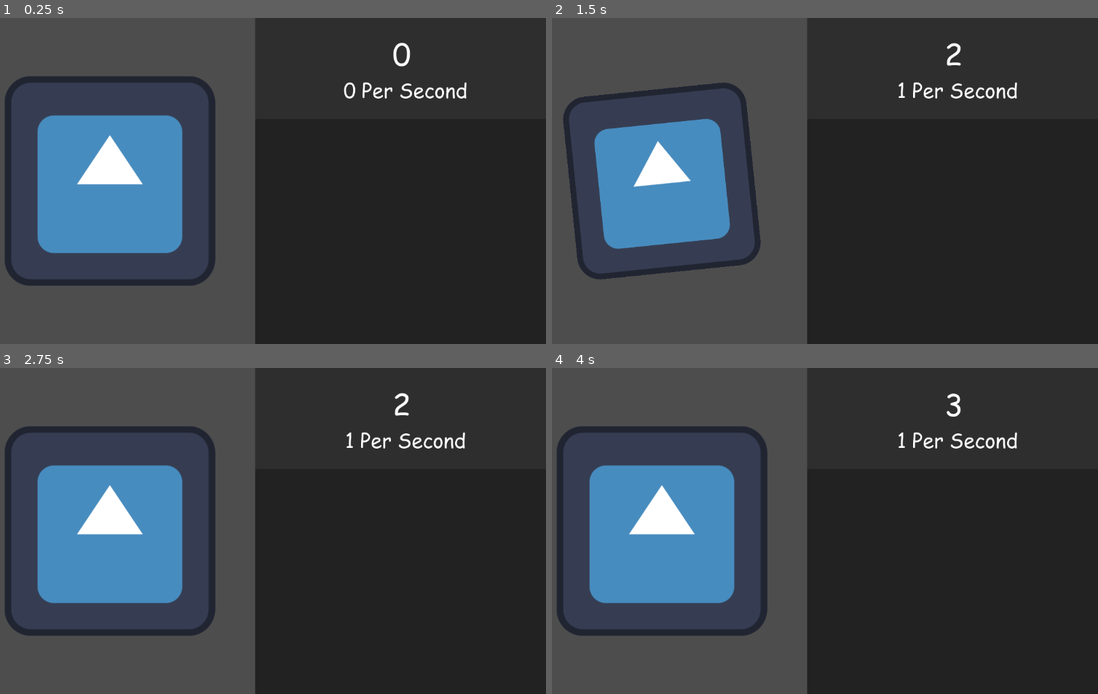
Above: before the commit, frames 1-4 (two rows, left to right).
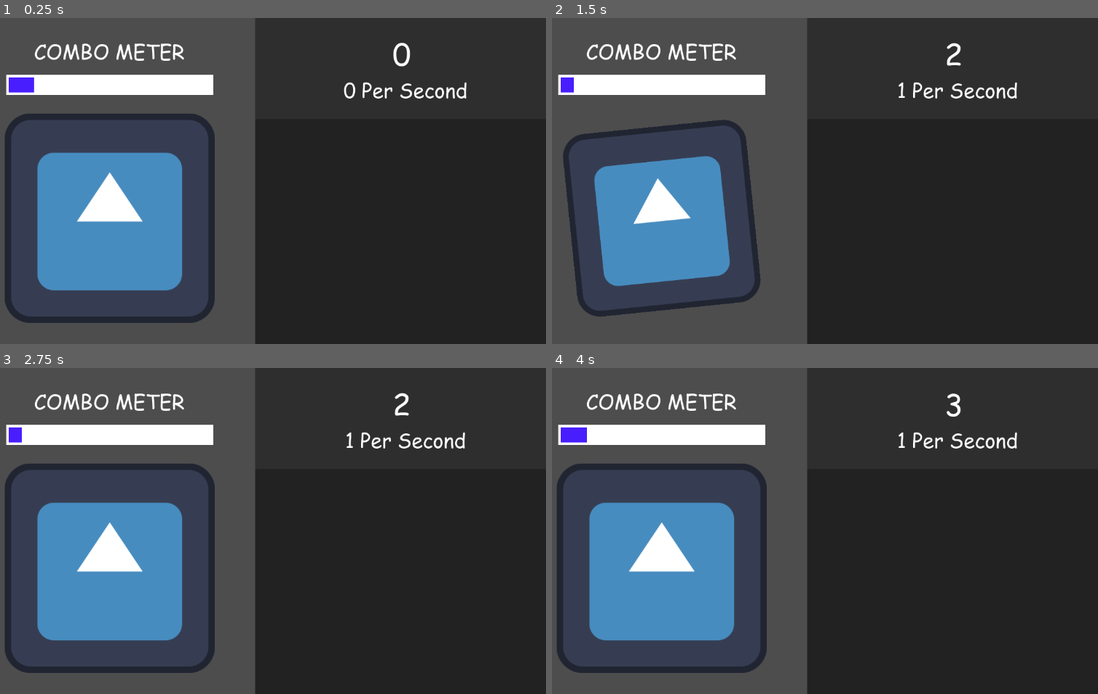
Above: after the commit, the same moments.

Repository: Timonan314/Godot-Clicker
Game: Godot game, scene res://scenes/main.tscn
Two runs of this game, one before a commit and one after it. Both use one fixed random seed, a clock stepped at 60 frames per second and the inputs below. The engine's default icon, where the game draws it, is replaced by a stand-in: a white triangle on a blue panel in a dark square.
Inputs (mouse positions are in pixels of both pictures, inside the frame that each line leads up to):
- Up to frame 1 (0.25 s): no input
- Up to frame 2 (1.5 s): tap Enter at 0.5 s; move the mouse to (661, 181) at 0.52 s; click (661, 181) at 0.6 s; move the mouse to (688, 197) at 1.27 s; click (688, 197) at 1.35 s
- Up to frame 3 (2.75 s): tap Space at 2 s; move the mouse to (311, 459) at 2.02 s; click (311, 459) at 2.1 s
- Up to frame 4 (4 s): tap Enter at 2.75 s; move the mouse to (775, 596) at 2.77 s; click (775, 596) at 2.85 s; tap Space at 3.5 s; move the mouse to (983, 579) at 3.52 s; click (983, 579) at 3.6 s

The runs differ from the first frame. In frame 1, 13% of the frame differs, in the area x 0-40%, y 7-94%; in frame 2, 13%; in frame 3, 13%; in frame 4, 13%.

Commit message:
I added a combo meter

Diff:
--- /dev/null
+++ b/scenes/combo_meter.gd
@@ -0,0 +1,29 @@
+extends Label
+@onready var bar: ColorRect = $bar
+var click_count = 0
+var last_sec_click = 0
+var mcps = 0
+var width = 0
+@onready var mcps_timer: Timer = $"mcps Timer"
+
+# Called when the node enters the scene tree for the first time.
+func _ready() -> void:
+	mcps_timer.start()
+	last_sec_click = click_count
+
+# Called every frame. 'delta' is the elapsed time since the previous frame.
+func _process(delta: float) -> void:
+	var tween = get_tree().create_tween()
+	tween.tween_property(bar, "size:x", width, 0.25)
+	if Input.is_action_just_pressed("click"):
+		click_count += 1
+
+func _on_mcps_timer_timeout() -> void:
+	mcps = click_count - last_sec_click
+	mcps_timer.start()
+	last_sec_click = click_count
+	if mcps < 16:
+		width = mcps * (400/15)
+	else:
+		width = 400
+	Global.click_val = mcps * Global.combo_multiplier
--- a/scenes/main.tscn
+++ b/scenes/main.tscn
@@ -1,9 +1,13 @@
-[gd_scene load_steps=10 format=3 uid="uid://doinf7rp2onby"]
+[gd_scene load_steps=11 format=3 uid="uid://doinf7rp2onby"]
 
 [ext_resource type="Script" uid="uid://dajrje2vacyt0" path="res://scripts/panel.gd" id="1_jyhfs"]
 [ext_resource type="FontFile" uid="uid://mteonrh2rrl3" path="res://COMIC.TTF" id="2_tbgi4"]
 [ext_resource type="Texture2D" uid="uid://bx0bvevtwl5dx" path="res://assets/icon.svg" id="3_tefeu"]
 [ext_resource type="Script" uid="uid://bmyingsusxf0a" path="res://scripts/icon.gd" id="4_o6xl0"]
+[ext_resource type="Script" uid="uid://hr4vcbyr5hwn" path="res://scenes/combo_meter.gd" id="5_tbgi4"]
+
+[sub_resource type="RectangleShape2D" id="RectangleShape2D_1bvp3"]
+size = Vector2(663.22, 746.123)
 
 [sub_resource type="Animation" id="Animation_lquwl"]
 length = 0.001
@@ -29,7 +33,7 @@
 tracks/0/interp = 1
 tracks/0/loop_wrap = true
 tracks/0/keys = {
-"times": PackedFloat32Array(0, 0.0666667),
+"times": PackedFloat32Array(0, 0.166667),
 "transitions": PackedFloat32Array(1, 1),
 "update": 0,
 "values": [Vector2(0.86849, 0.86849), Vector2(0.712987, 0.712987)]
@@ -56,9 +60,6 @@
 &"click": SubResource("Animation_1bvp3"),
 &"release": SubResource("Animation_0xm2m")
 }
-
-[sub_resource type="RectangleShape2D" id="RectangleShape2D_1bvp3"]
-size = Vector2(663.22, 746.123)
 
 [node name="Node2D" type="Node2D"]
 
@@ -98,8 +99,16 @@
 offset_right = 578.0
 offset_bottom = 652.0
 
+[node name="click hitbox" type="Area2D" parent="."]
+position = Vector2(-287.735, 0)
+scale = Vector2(0.86849, 0.86849)
+
+[node name="CollisionShape2D" type="CollisionShape2D" parent="click hitbox"]
+position = Vector2(-0.305267, -1.53389e-05)
+shape = SubResource("RectangleShape2D_1bvp3")
+
 [node name="Icon" type="Sprite2D" parent="."]
-position = Vector2(-287.735, 0)
+position = Vector2(-288, 74)
 scale = Vector2(0.86849, 0.86849)
 texture = ExtResource("3_tefeu")
 script = ExtResource("4_o6xl0")
@@ -114,14 +123,34 @@
 
 [node name="Camera2D" type="Camera2D" parent="."]
 
-[node name="click hitbox" type="Area2D" parent="."]
-position = Vector2(-287.735, 0)
-scale = Vector2(0.86849, 0.86849)
+[node name="Combo meter" type="Label" parent="."]
+offset_left = -526.0
+offset_top = -301.0
+offset_right = -50.0
+offset_bottom = -216.0
+theme_override_fonts/font = ExtResource("2_tbgi4")
+theme_override_font_sizes/font_size = 40
+text = "COMBO METER"
+horizontal_alignment = 1
+vertical_alignment = 1
+script = ExtResource("5_tbgi4")
 
-[node name="CollisionShape2D" type="CollisionShape2D" parent="click hitbox"]
-position = Vector2(-0.305267, -1.53389e-05)
-shape = SubResource("RectangleShape2D_1bvp3")
+[node name="bounding box" type="ColorRect" parent="Combo meter"]
+offset_left = 33.0
+offset_top = 90.0
+offset_right = 443.0
+offset_bottom = 130.0
 
-[connection signal="timeout" from="Icon/cps timer" to="Icon" method="_on_timer_timeout"]
+[node name="bar" type="ColorRect" parent="Combo meter"]
+offset_left = 38.0
+offset_top = 95.0
+offset_right = 438.0
+offset_bottom = 125.0
+color = Color(0.282353, 0.117647, 1, 1)
+
+[node name="mcps Timer" type="Timer" parent="Combo meter"]
+
 [connection signal="mouse_entered" from="click hitbox" to="Icon" method="_on_click_hitbox_mouse_entered"]
 [connection signal="mouse_exited" from="click hitbox" to="Icon" method="_on_click_hitbox_mouse_exited"]
+[connection signal="timeout" from="Icon/cps timer" to="Icon" method="_on_timer_timeout"]
+[connection signal="timeout" from="Combo meter/mcps Timer" to="Combo meter" method="_on_mcps_timer_timeout"]
--- a/scripts/global.gd
+++ b/scripts/global.gd
@@ -1,4 +1,5 @@
 extends Node
-var click_combo = 0
 var cps = 0
 var clicks = 0
+var click_val = 1
+var combo_multiplier = 1
--- a/scripts/icon.gd
+++ b/scripts/icon.gd
@@ -5,7 +5,6 @@
 var click_stopped
 const angle_max = 20
 var angle = 0
-var manual_click_val = 1
 var clickable = false
 # Called when the node enters the scene tree for the first time.
 func _ready() -> void:
@@ -21,7 +20,7 @@
 func _input(_event: InputEvent) -> void:
 	if clickable == true:
 		if Input.is_action_just_pressed("click"):
-			Global.clicks += manual_click_val
+			Global.clicks += Global.click_val
 			var tweenclick = get_tree().create_tween()
 			animation_player.play("click")
 			tweenclick.tween_property($".", "rotation_degrees", angle, 0.06)
Not shown, added: scenes/combo_meter.gd.uid
